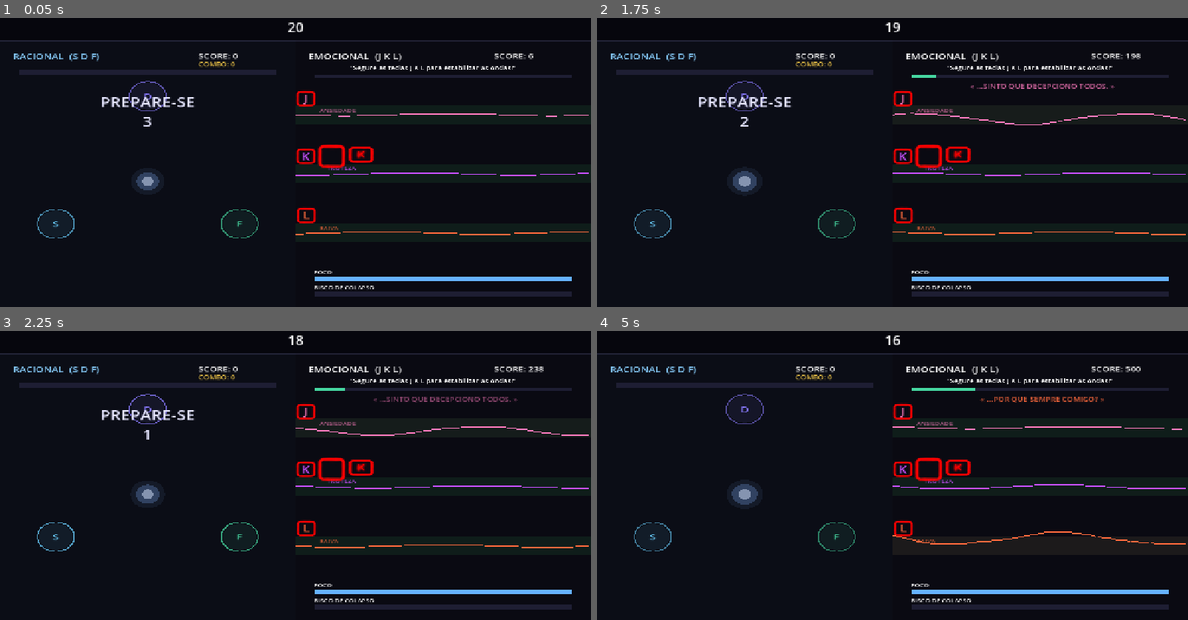
Above: before the commit, frames 1-4 (two rows, left to right).
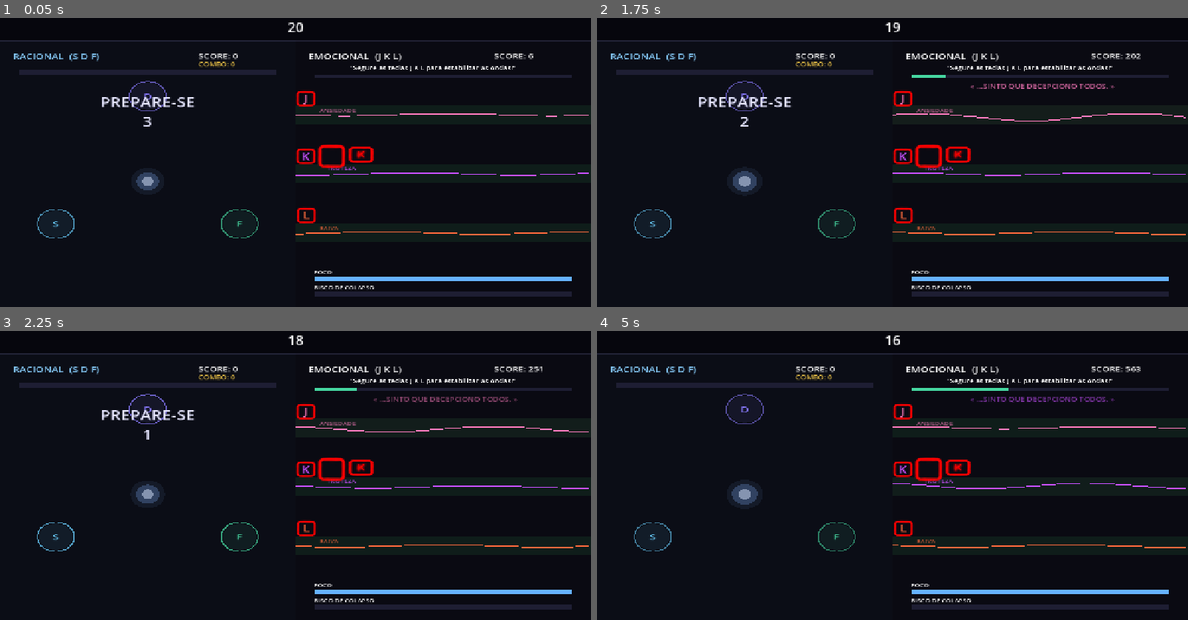
Above: after the commit, the same moments.

Repository: joaopedrogiancolidev/Gamejam42
Game: Godot game, scene res://scenes/Hub.tscn
Two runs of this game, one before a commit and one after it. Both use one fixed random seed, a clock stepped at 60 frames per second and the inputs below. Sound files missing from this copy of the repository are replaced by a short silence.
Inputs:
- Up to frame 1 (0.05 s): no input
- Up to frame 2 (1.75 s): tap Enter at 0.5 s; hold D 0.53-1.28 s; tap J at 0.6 s; tap Space at 0.77, 1.52 s; hold S from 1.28 s (still down); tap K at 1.35 s
- Up to frame 3 (2.25 s): release S at 2.03 s; hold D from 2.03 s (still down); tap L at 2.1 s
- Up to frame 4 (5 s): tap Enter at 2.85 s; tap Space at 3.02, 3.77, 4.52 s; release D at 3.53 s; hold S from 3.53 s (still down); tap Keypad Enter at 3.6 s; tap F at 4.35 s

Frame 1 is identical in both runs. In frame 2, 0.3% of the frame differs, in the area x 50-100%, y 12-38%; in frame 3, 0.3%; in frame 4, 1.3%, in the area x 50-100%, y 12-76%.

Commit message:
Rebalanceia Dance/Waves para a final feliz e deixa as telas de final opacas
- Trava o score do Dance no META (igual o Waves já fazia), corrigindo a
  comparação racional x emocional do Hub.
- Reduz META do Dance e do Waves e suaviza a dificuldade do Waves pra
  facilitar testar a final feliz/integração.
- Dobra os pontos por nota do Dance (perfeito/bom/segurou).
- Telas de final (Feliz/Racional/Emocional/Gameover) agora usam fundo
  100% opaco em vez de 82%, sem o jogo visível atrás.

Diff:
--- a/scenes/FinalEmocional.tscn
+++ b/scenes/FinalEmocional.tscn
@@ -38,7 +38,7 @@
 [node name="Escurecer" type="ColorRect" parent="."]
 offset_right = 1280.0
 offset_bottom = 720.0
-color = Color(0, 0, 0, 0.82)
+color = Color(0.0235, 0.0235, 0.0510, 1)
 
 [node name="Conteudo" type="Control" parent="."]
 offset_right = 1280.0
--- a/scenes/FinalFeliz.tscn
+++ b/scenes/FinalFeliz.tscn
@@ -38,7 +38,7 @@
 [node name="Escurecer" type="ColorRect" parent="."]
 offset_right = 1280.0
 offset_bottom = 720.0
-color = Color(0, 0, 0, 0.82)
+color = Color(0.0235, 0.0235, 0.0510, 1)
 
 [node name="Conteudo" type="Control" parent="."]
 offset_right = 1280.0
--- a/scenes/FinalGameover.tscn
+++ b/scenes/FinalGameover.tscn
@@ -38,7 +38,7 @@
 [node name="Escurecer" type="ColorRect" parent="."]
 offset_right = 1280.0
 offset_bottom = 720.0
-color = Color(0, 0, 0, 0.82)
+color = Color(0.0235, 0.0235, 0.0510, 1)
 
 [node name="Conteudo" type="Control" parent="."]
 offset_right = 1280.0
--- a/scenes/FinalRacional.tscn
+++ b/scenes/FinalRacional.tscn
@@ -38,7 +38,7 @@
 [node name="Escurecer" type="ColorRect" parent="."]
 offset_right = 1280.0
 offset_bottom = 720.0
-color = Color(0, 0, 0, 0.82)
+color = Color(0.0235, 0.0235, 0.0510, 1)
 
 [node name="Conteudo" type="Control" parent="."]
 offset_right = 1280.0
--- a/scripts/MinigameDance.gd
+++ b/scripts/MinigameDance.gd
@@ -26,7 +26,7 @@
 @export var R_NOTA: float = 28.0
 
 # --- Contrato com o Hub ---
-@export var META: int = 3000
+@export var META: int = 1700
 var score: int = 0
 var ativo: bool = true
 var falhou: bool = false
@@ -167,6 +167,10 @@
 
 	notas = notas.filter(func(n): return not n.resolvido or n.segurando)
 
+	if score >= META:
+		score = META
+		ativo = false
+
 
 func _aplicar_visual() -> void:
 	_score_label.text = "SCORE: %d" % score
@@ -250,12 +254,12 @@
 	var mult: int = 1 + combo / 10
 	if dt <= JANELA_PERFEITO:
 		n_perfeito += 1
-		score += 100 * mult
+		score += 200 * mult
 		_popup(pos, "PERFEITO!", Color(0.4, 1.0, 0.7))
 		_burst(pos, Color(0.4, 1.0, 0.7))
 	else:
 		n_bom += 1
-		score += 50 * mult
+		score += 100 * mult
 		_popup(pos, "bom", Color(1.0, 0.85, 0.4))
 		_burst(pos, ALVOS[n.key].cor)
 	if n.hold:
@@ -269,7 +273,7 @@
 	combo += 1
 	combo_max = max(combo_max, combo)
 	var mult: int = 1 + combo / 10
-	score += 150 * mult
+	score += 300 * mult
 	_popup(ALVOS[n.key].pos, "SEGUROU!", Color(0.45, 0.8, 1.0))
 	_burst(ALVOS[n.key].pos, Color(0.45, 0.8, 1.0))
 
--- a/scripts/MinigameWaves.gd
+++ b/scripts/MinigameWaves.gd
@@ -31,10 +31,10 @@
 @export var RED_THRESH: float = 0.50
 @export var RATE_SCORE: float = 120.0
 
-const DIFICULDADE_MULT: float = 0.7 # 30% mais fácil para testes
+const DIFICULDADE_MULT: float = 0.45 # bem mais fácil - pra testar a final feliz
 
 # --- contrato com o Hub ---
-@export var META: int = 2000
+@export var META: int = 1500
 var score: int = 0
 var ativo: bool = true
 var falhou: bool = false
